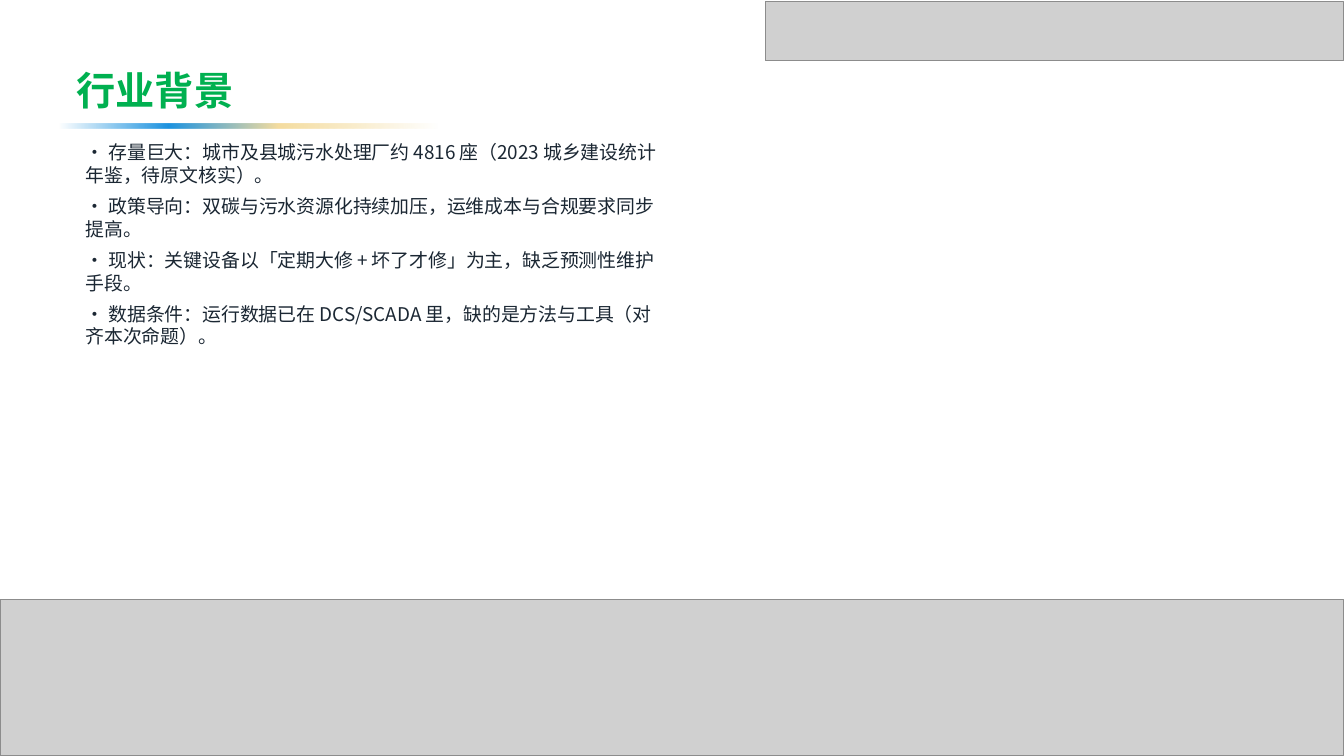
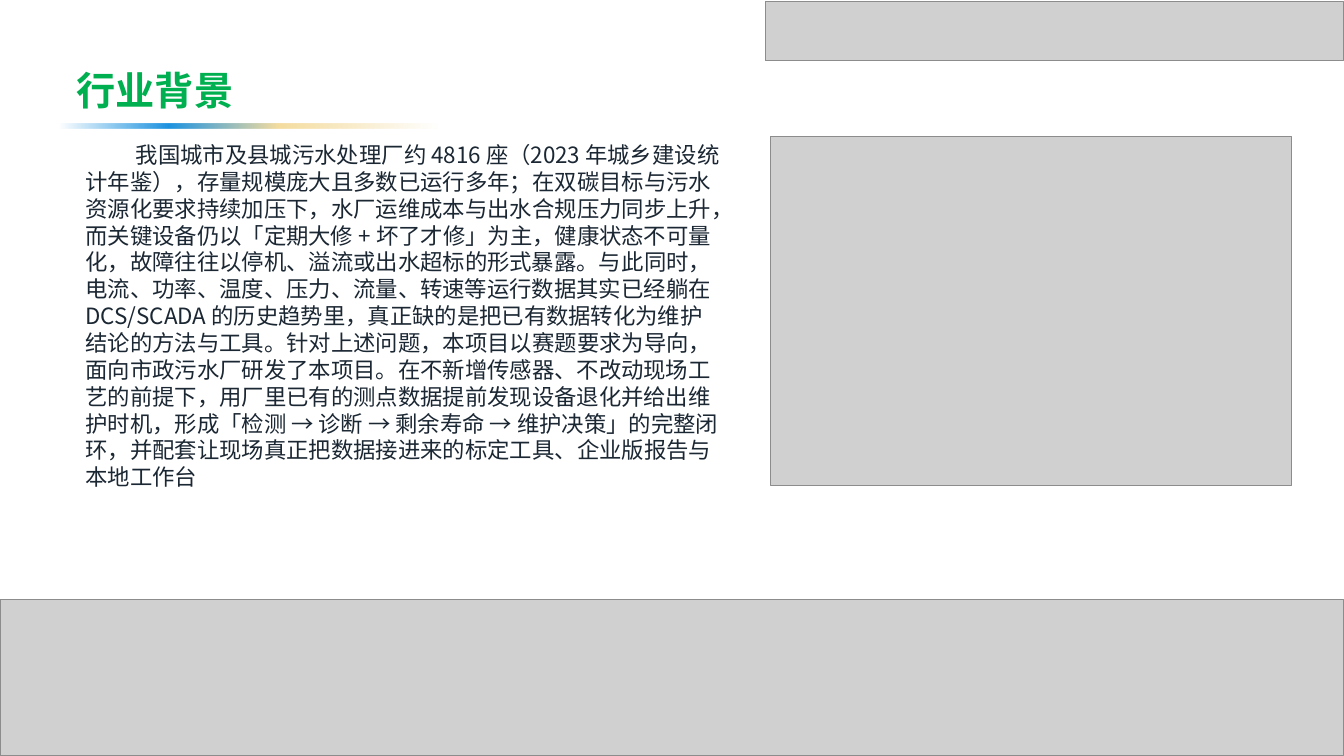
Before and after one commit to by739yang/BEWG_PdM, a slide deck: slide 8 of deliverables/ppt/澜脉_商业计划书.pptx (slide 9 before the commit). Drawn at 1344x756 pixels with LibreOffice and Linux fonts; fonts in the diff are those of the drawing; grey boxes stand for pictures; background and template pictures are left out. Boxes give left, top, right and bottom in pixels: in the first picture for what was removed or moved away, otherwise in the second. Text is boxed around its words. In the diff, an @@ line names an element or a change of style, - is before the commit and + after.

```diff
--- a/deliverables/ppt/澜脉_商业计划书.pptx
+++ b/deliverables/ppt/澜脉_商业计划书.pptx
@@ text at box(86, 144, 734, 460): text changed; size 13.5 to 16 pt @@
-· 存量巨大：城市及县城污水处理厂约 4816 座（2023 城乡建设统计年鉴，待原文核实）。
-· 政策导向：双碳与污水资源化持续加压，运维成本与合规要求同步提高。
-· 现状：关键设备以「定期大修 + 坏了才修」为主，缺乏预测性维护手段。
-· 数据条件：运行数据已在 DCS/SCADA 里，缺的是方法与工具（对齐本次命题）。
+我国城市及县城污水处理厂约 4816 座（2023 年城乡建设统计年鉴），存量规模庞大且多数已运行多年；在双碳目标与污水资源化要求持续加压下，水厂运维成本与出水合规压力同步上升，而关键设备仍以「定期大修 + 坏了才修」为主，健康状态不可量化，故障往往以停机、溢流或出水超标的形式暴露。与此同时，电流、功率、温度、压力、流量、转速等运行数据其实已经躺在 DCS/SCADA 的历史趋势里，真正缺的是把已有数据转化为维护结论的方法与工具。针对上述问题，本项目以赛题要求为导向，面向市政污水厂研发了本项目。在不新增传感器、不改动现场工艺的前提下，用厂里已有的测点数据提前发现设备退化并给出维护时机，形成「检测 → 诊断 → 剩余寿命 → 维护决策」的完整闭环，并配套让现场真正把数据接进来的标定工具、企业版报告与本地工作台
@@ picture added at box(771, 136, 1293, 486) @@
```
Also in this commit, not shown: 17 other slides changed, 1 slide added, 11 slides removed, 21 other files.
